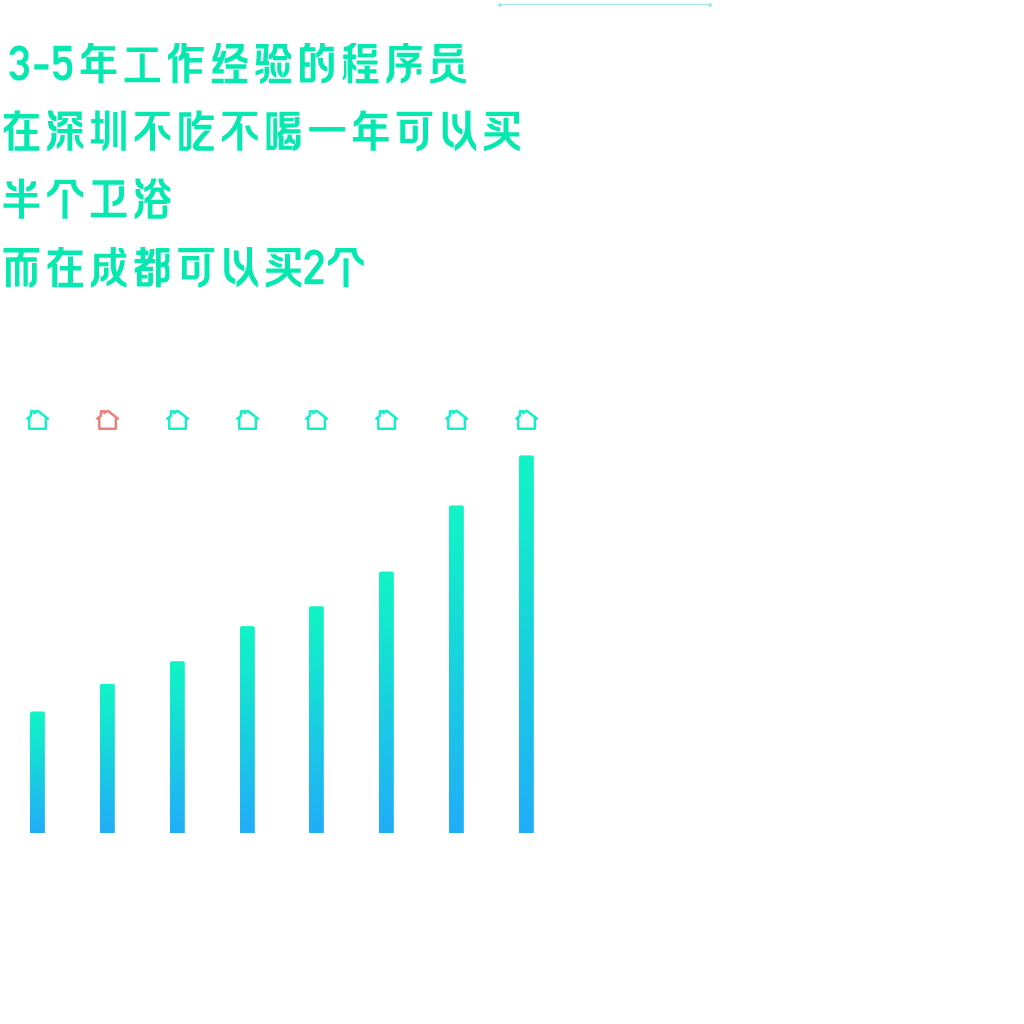
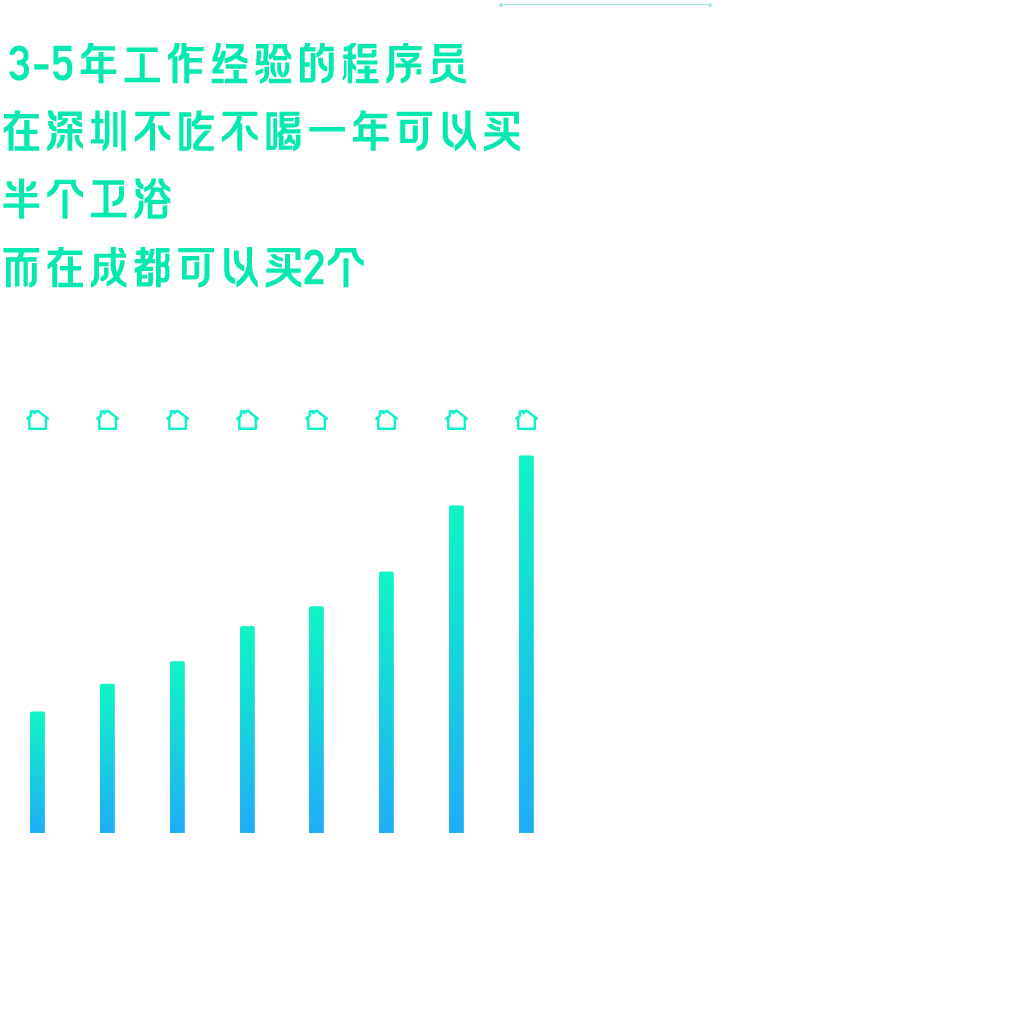
Layer changes from the first 1024 x 1024 image to the second:
renamed "矢量智能对象 拷贝" to "矢量智能对象 拷贝 8", moved it above "矢量智能对象 拷贝 2" over [96, 409, 119, 430]
painted on "椭圆 2 拷贝", unmasked it over [498, 3, 503, 7]
